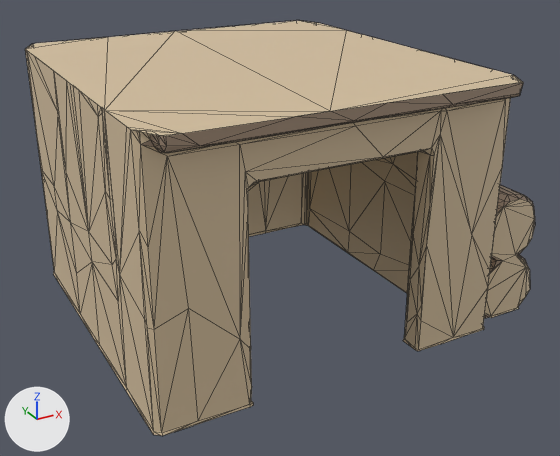
Before and after pictures for a commit that changed the glTF model docs/univers/archipeo/batiments/modeles/5e-batiment-scierie-de-rabot/etape-1.glb.
Before and after are seen from a camera (50 mm lens) standing at (-0.685, -1.31, 0.798) and looking at (0.014, -0.039, 0.162). Lighting does not change. The marker at lower left points along +X, +Y and +Z. The first picture is the older version. Mesh edges are drawn as thin lines. Vertices at exactly the same position are counted once.

Names of what the first picture shows: 'geometry_0'.
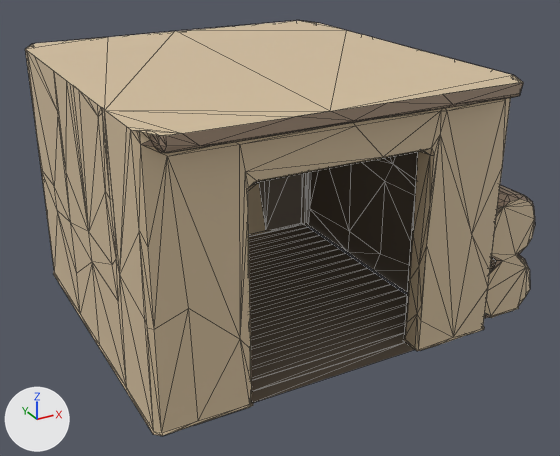
What differs and where, as boxes (x1, y1, x2, y2) in the pictures (560 x 456 px):
part 1 of me_geometry_0, added: after (249, 224, 407, 380)
part 2 of me_geometry_0, built on (brown): after (251, 332, 415, 403)
part 3 of me_geometry_0, recoloured: (249, 152, 503, 318) in both

Edits to the bpy script that builds the scene:
```text
Change me_geometry_0:
    used by ob_geometry_0; location = (0.0, 0.0, 0.0)
    remove me_geometry_0.from_pydata(...)  # 859 vertices, 1484 faces; spans x -0.379..0.462, y -0.383..0.365, z 0.0..0.501
    add me_geometry_0.from_pydata(...)  # 906 vertices, 1655 faces; spans x -0.379..0.462, y -0.383..0.365, z 0.0..0.501
    me_geometry_0 part 1: a new loose piece of 40 vertices spanning x -0.335..0.255, y -0.282..0.279, z 0.003, in mat_defaultmaterial
    me_geometry_0 part 2
    4 faces are deleted
    2 vertices move within x -0.21, y -0.295, z 0.0
    7 vertices are added at x -0.217..0.167, y -0.341..-0.282, z 0.003
    137 new faces join them
    me_geometry_0 part 3: 469 kept faces spanning x -0.331..0.355, y -0.317..0.311, z 0.0..0.474 get new vertex colours; the middle colour goes from beige #d8c2a0 to brown #7c7062
    other edits to the shape of me_geometry_0 do not show in these pictures
```
